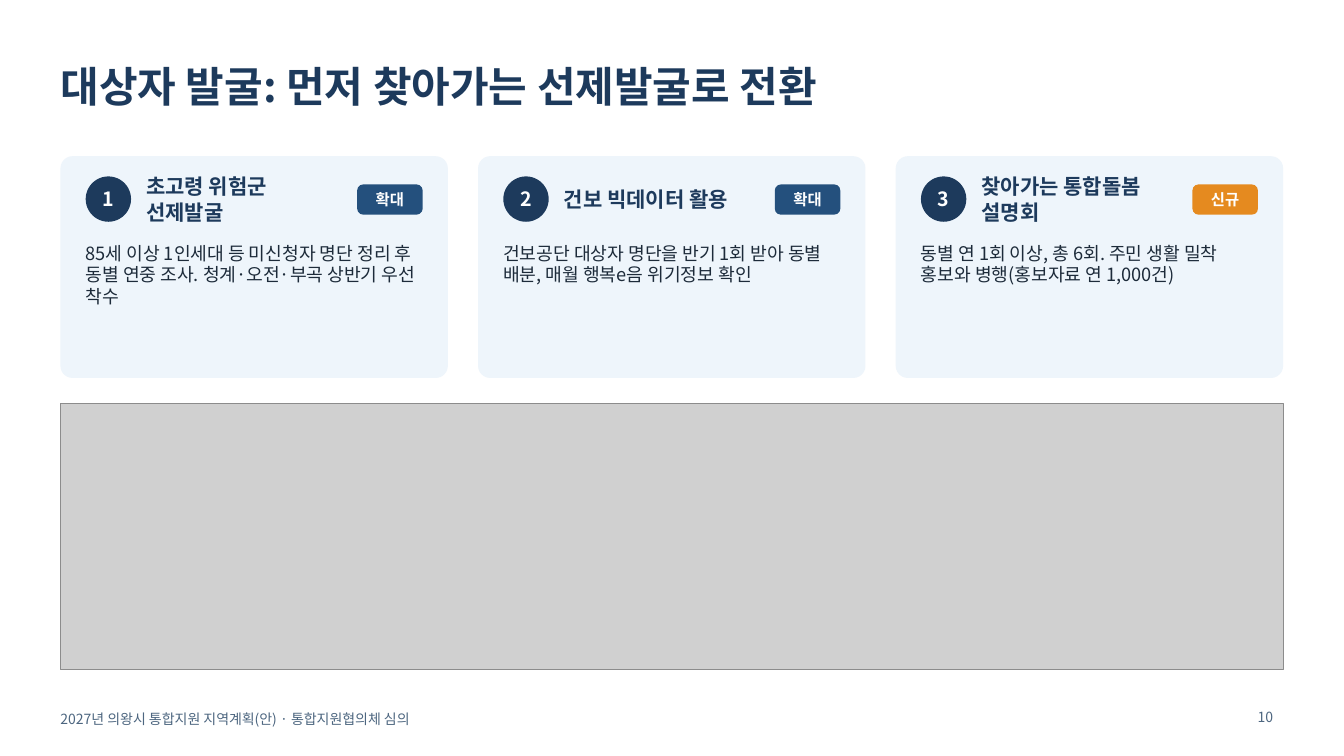
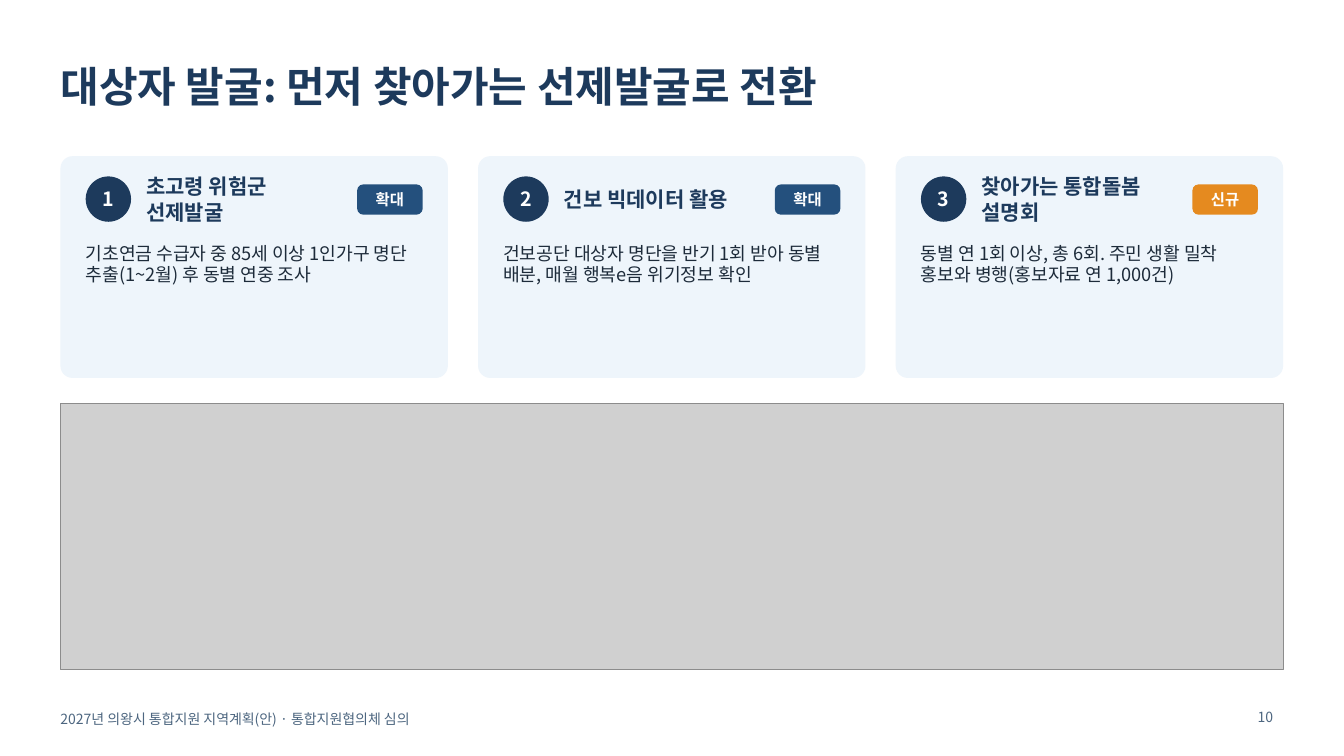
Before and after one commit to skys0430-creator/ssosso0430, a slide deck: slide 10 of docs/uiwang-2027-plan/files/2027_지역계획_협의체심의_발표자료.pptx. Drawn at 1344x756 pixels with LibreOffice and Linux fonts; fonts in the diff are those of the drawing; grey boxes stand for pictures. Boxes give left, top, right and bottom in pixels: in the first picture for what was removed or moved away, otherwise in the second. Text is boxed around its words. In the diff, an @@ line names an element or a change of style, - is before the commit and + after.

```diff
--- a/docs/uiwang-2027-plan/files/2027_지역계획_협의체심의_발표자료.pptx
+++ b/docs/uiwang-2027-plan/files/2027_지역계획_협의체심의_발표자료.pptx
@@ text at box(86, 245, 407, 285): text changed @@
-85세 이상 1인세대 등 미신청자 명단 정리 후 동별 연중 조사. 청계·오전·부곡 상반기 우선 착수
+기초연금 수급자 중 85세 이상 1인가구 명단 추출(1~2월) 후 동별 연중 조사
```
Also in this commit, not shown: 1 other slide changed, 6 other files.
